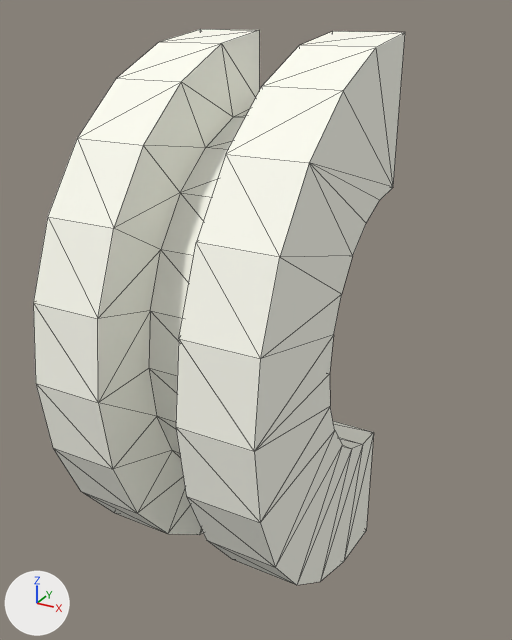
One commit to the OBJ model pyweek26/models/game/section_139.obj: the scene before it, then after it.
Camera for both pictures: a 50 mm camera at (23.05, -9.52, 4.28) aimed at (18.82, -1.83, 0.43). The axes (+X, +Y, +Z) are drawn at lower left. The lights are the same throughout. Mesh edges are drawn as thin lines. Where no turn or scale is listed for an object, it has been applied to the vertices. Vertices at the same position are counted once.

In view in the first picture: 'section_139'.
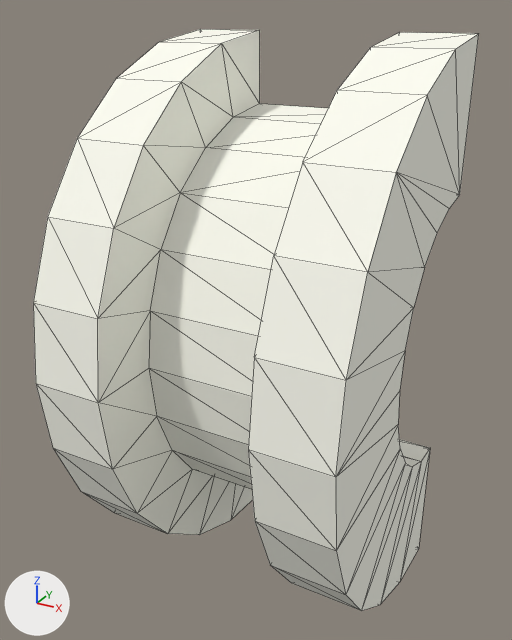
The newer file is also turned or shifted as a whole; pictures and numbers use the older file's frame.

Changed parts and their boxes [x1, y1, x2, y2] in the pictures (512 x 640 px; the box of a moved part takes in the faces that stretch with it):
'section_139', reshaped (20% wider)
    before: [33, 29, 405, 585]
    after: [33, 29, 479, 611]
part 1 of me_section_139, moved or reshaped
    before: [149, 31, 405, 585]
    after: [149, 32, 479, 611]

The change in detail:
me_section_139 has 104 vertices, 204 faces and spans x 16.88..20.0, y -4.0..0.0, z -4.0..4.0.
me_section_139 is used by ob_section_139; location (0.0, 0.0, 0.0).
me_section_139 part 1: all 52 vertices in x 19.0..20.0, y -4.0..0.0, z -4.0..4.0 are moved by (0.93, 0.0, 0.0).
